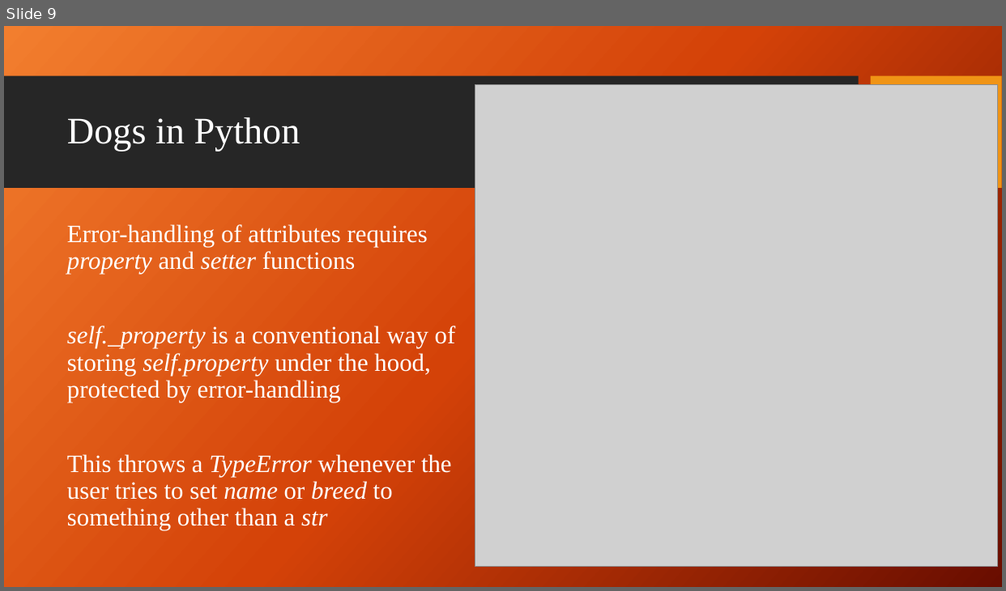
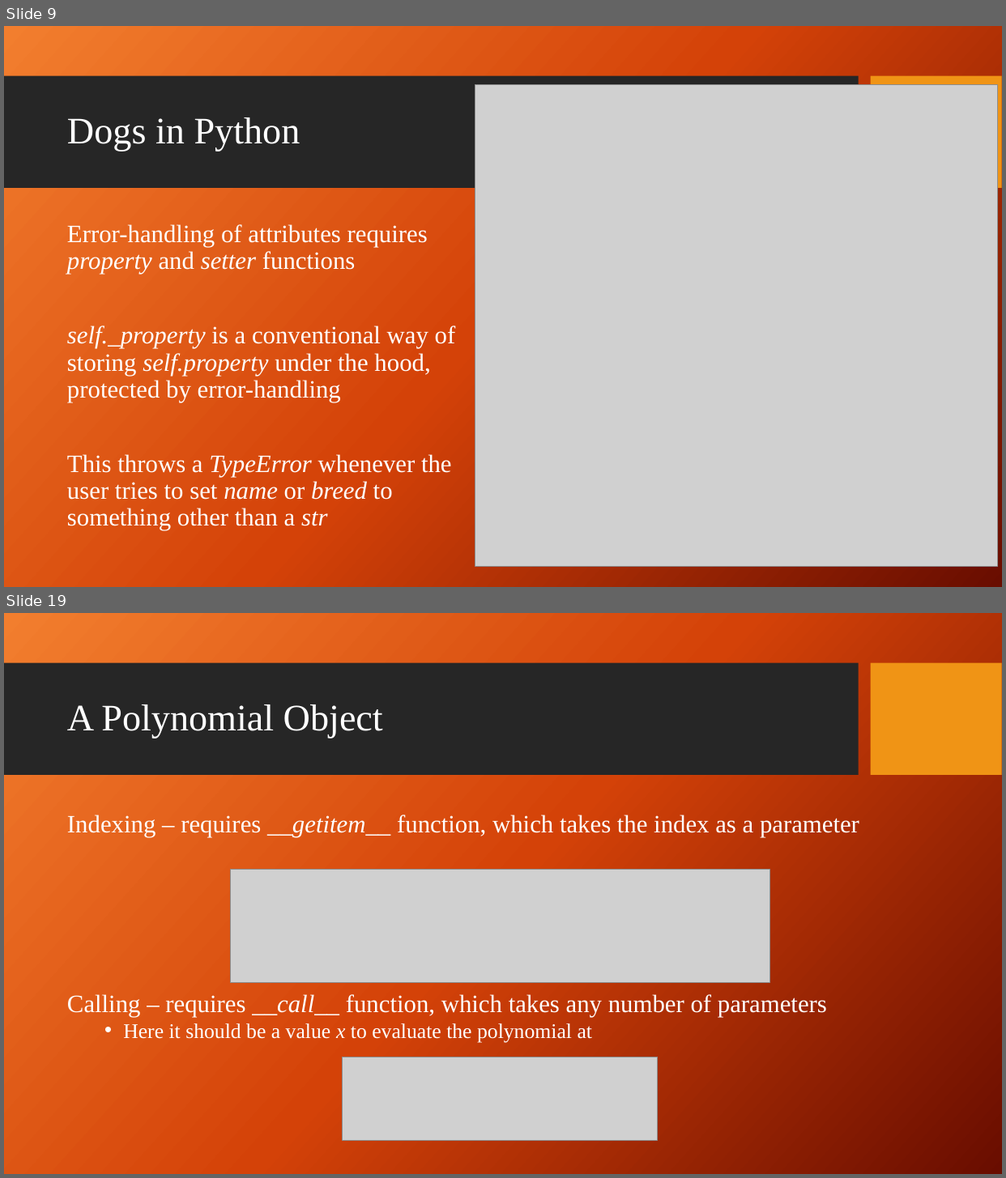
Before and after one commit to giganano/PythonBootcamp, a slide deck: slides/classes.pptx. Shown one above the other, each under a label of ours: slide 9 before the commit, slides 9 and 19 after it; the slides between them are not shown. The pictures are 1006x591 and 1006x1178 pixels, drawn with LibreOffice and Linux fonts; fonts in the diff are those of the drawing; grey boxes stand for pictures; background and template pictures are left out. Boxes give left, top, right and bottom in pixels: in the first picture for what was removed or moved away, otherwise in the second. Text is boxed around its words. In the diff, an @@ line names an element or a change of style, - is before the commit and + after.

```diff
--- a/slides/classes.pptx
+++ b/slides/classes.pptx
@@ slide 19 added at (4,613,1002,1174), background picture (left out); not listed: 2 template elements that a slide beside it also shows @@
@@ title added at (67,705,383,738), 36 pt, text #FFFFFF @@
+A Polynomial Object
@@ text added at (67,815,859,1042), 24 pt, text #FFFFFF @@
+Indexing – requires __getitem__ function, which takes the index as a parameter
+Calling – requires __call__ function, which takes any number of parameters
+  • Here it should be a value x to evaluate the polynomial at
@@ picture added at (230,870,769,983) @@
@@ picture added at (343,1058,658,1141) @@
```
Also in this commit, not shown: 19 other slides added, 16 other files.
